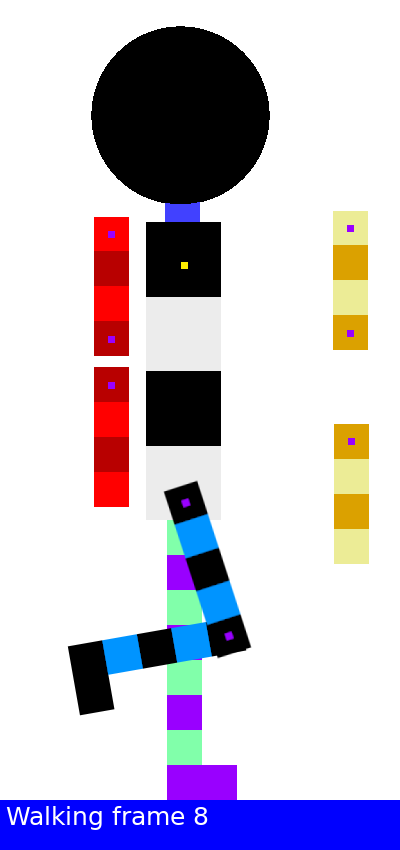
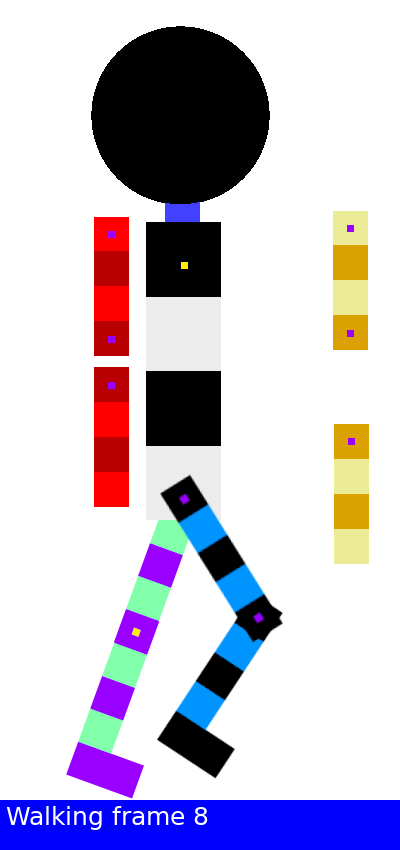
Comparing the layer stacks of the two 400x850 images. Changes:
painted on "Front Leg - Top" over [159, 474, 284, 659]
painted on "Front Leg - Bottom" over [67, 593, 284, 779]
painted on "Back Leg - Top" over [114, 477, 207, 660]
painted on "Back Leg - Bottom" over [66, 610, 237, 800]
